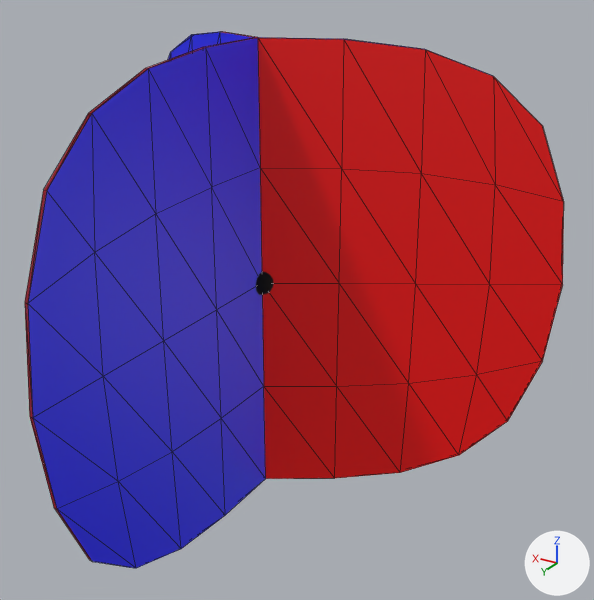
The glTF model pics/glbs/3foldnbhd.glb, before and after one commit.
The view is the same before and after, from a camera (50 mm lens) standing at (-1.36, 2.04, 0.99) and looking at (-0.2, 0.11, 0.02). The axes (+X, +Y, +Z) are drawn at lower right. The lights are the same throughout. The picture after the commit comes second. Mesh edges are drawn as thin lines on the coarser meshes.

The scene before the commit, as lines of its bpy script (objects in view):
```python
me_circle = bpy.data.meshes.new('Circle')
me_circle.from_pydata(...)  # 135 vertices, 266 faces; spans x -0.83..0.83, y -0.48..0.96, z -0.25..1.25
# faces by material slot: [96, 96, 74]
me_circle.materials.append(mat_material_001)  # red #ff0000
me_circle.materials.append(mat_material_002)  # blue #0000ff
me_circle.materials.append(mat_material_003)  # white #e7e7e7
ob_circle = bpy.data.objects.new('Circle', me_circle)
ob_circle.location = (0.0, 0.0, -0.5)
```
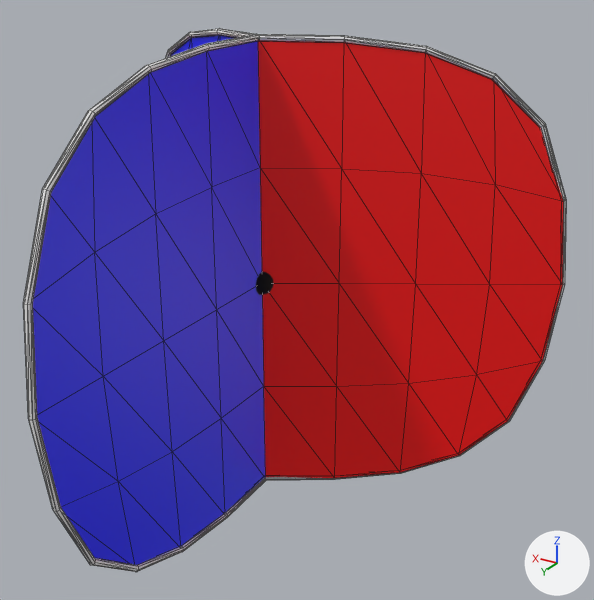
Pixel boxes [x1, y1, x2, y2] of what changed, in the pictures (594 x 600 px):
```json
{"object": "Circle.001", "change": "added", "after": [23, 28, 566, 572]}
```

Edits to the scene script, one JSON object a line:
```json
{"op": "add", "block": "me_circle_002", "code": ["me_circle_002 = bpy.data.meshes.new('Circle.002')", "me_circle_002.from_pydata(...)  # 296 vertices, 588 faces; spans x -0.84..0.84, y -0.49..0.97, z -0.26..1.26"]}
{"op": "add", "block": "ob_circle_001", "code": ["ob_circle_001 = bpy.data.objects.new('Circle.001', me_circle_002)", "ob_circle_001.location = (0.0, 0.0, -0.5)"]}
```
